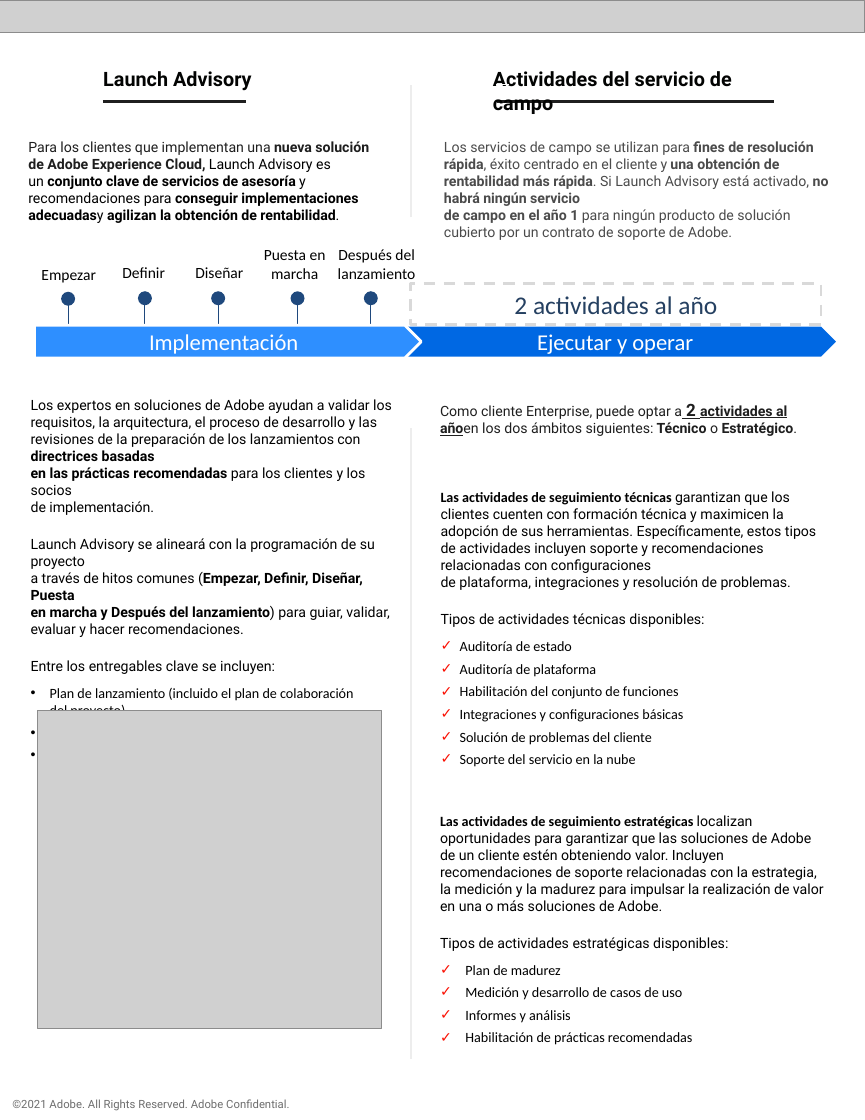
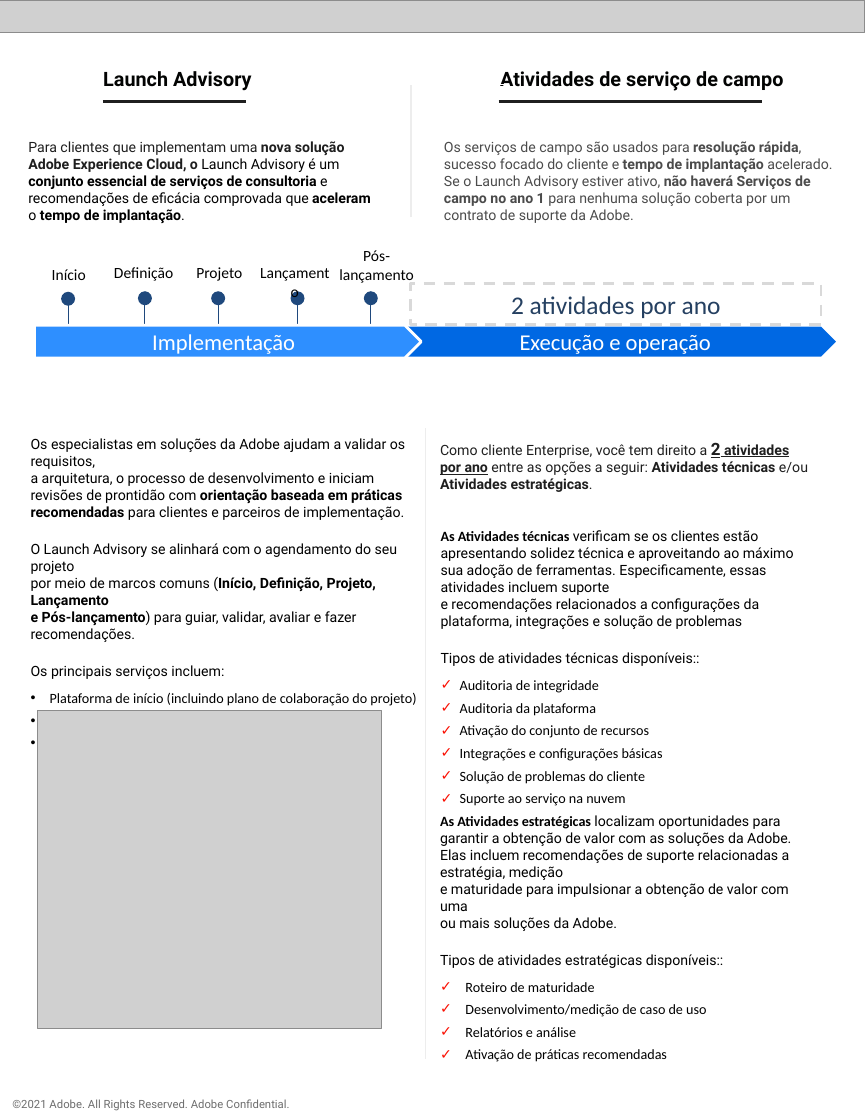
Before and after one commit to AdobeDocs/support-resources.pt-BR, a slide deck: slide 3 of help/data-sheets/assets/EnterpriseSupportDatasheet.pptx. Drawn at 865x1120 pixels with LibreOffice and Linux fonts; fonts in the diff are those of the drawing; grey boxes stand for pictures. Boxes give left, top, right and bottom in pixels: in the first picture for what was removed or moved away, otherwise in the second. Text is boxed around its words. In the diff, an @@ line names an element or a change of style, - is before the commit and + after.

```diff
--- a/help/data-sheets/assets/EnterpriseSupportDatasheet.pptx
+++ b/help/data-sheets/assets/EnterpriseSupportDatasheet.pptx
@@ text at [500,71,783,91]: text changed @@
-Actividades del servicio de campo
+Atividades de serviço de campo
@@ freeform shape: place and size @@
-freeform shape at [497,102,774,112]
+freeform shape at [499,102,762,110]
@@ text at [28,141,371,223]: text changed @@
-Para los clientes que implementan una nueva solución de Adobe Experience Cloud, Launch Advisory es un conjunto clave de servicios de asesoría y recomendaciones para conseguir implementaciones adecuadasy agilizan la obtención de rentabilidad.
+Para clientes que implementam uma nova solução Adobe Experience Cloud, o Launch Advisory é um conjunto essencial de serviços de consultoria e recomendações de eficácia comprovada que aceleram o tempo de implantação.
@@ text at [444,141,832,223]: text changed @@
-Los servicios de campo se utilizan para fines de resolución rápida, éxito centrado en el cliente y una obtención de rentabilidad más rápida. Si Launch Advisory está activado, no habrá ningún servicio
-de campo en el año 1 para ningún producto de solución cubierto por un contrato de soporte de Adobe.
+Os serviços de campo são usados para resolução rápida, sucesso focado do cliente e tempo de implantação acelerado. Se o Launch Advisory estiver ativo, não haverá Serviços de campo no ano 1 para nenhuma solução coberta por um contrato de suporte da Adobe.
@@ text at [52,269,86,280]: text changed @@
-Empezar
+Início
@@ text at [114,267,173,281]: text changed @@
-Definir
+Definição
@@ text at [196,267,242,281]: text changed @@
-Diseñar
+Projeto
@@ text at [339,269,414,283]: text changed @@
-Puesta en marcha
+Lançamento
@@ text in rectangle at [511,296,721,318]: text changed @@
-2 actividades al año
+2 atividades por ano
@@ text in pentagon arrow at [152,334,295,357]: text changed @@
-Implementación
+Implementação
@@ text in pentagon arrow at [520,335,711,357]: text changed @@
-Ejecutar y operar
+Execução e operação
@@ text at [31,438,448,706]: text changed @@
-Los expertos en soluciones de Adobe ayudan a validar los requisitos, la arquitectura, el proceso de desarrollo y las revisiones de la preparación de los lanzamientos con directrices basadas
-en las prácticas recomendadas para los clientes y los socios
-de implementación.
-Launch Advisory se alineará con la programación de su proyecto
-a través de hitos comunes (Empezar, Definir, Diseñar, Puesta
-en marcha y Después del lanzamiento) para guiar, validar, evaluar y hacer recomendaciones.
-Entre los entregables clave se incluyen:
-• Plan de lanzamiento (incluido el plan de colaboración
-  del proyecto)
-• Documentos de evaluación y recomendaciones
-• Resumen de la participación
+Os especialistas em soluções da Adobe ajudam a validar os requisitos,
+a arquitetura, o processo de desenvolvimento e iniciam revisões de prontidão com orientação baseada em práticas recomendadas para clientes e parceiros de implementação.
+O Launch Advisory se alinhará com o agendamento do seu projeto
+por meio de marcos comuns (Início, Definição, Projeto, Lançamento
+e Pós-lançamento) para guiar, validar, avaliar e fazer recomendações.
+Os principais serviços incluem:
+• Plataforma de início (incluindo plano de colaboração do projeto)
+• Documentos de avaliação e recomendações
+• Resumo de engajamento
@@ freeform shape: place and size @@
-freeform shape at [411,427,416,1058]
+freeform shape at [425,427,430,1058]
@@ text at [440,442,808,492]: text changed @@
-Como cliente Enterprise, puede optar a 2 actividades al añoen los dos ámbitos siguientes: Técnico o Estratégico.
+Como cliente Enterprise, você tem direito a 2 atividades por ano entre as opções a seguir: Atividades técnicas e/ou Atividades estratégicas.
@@ text at [441,530,794,806]: text changed @@
-Las actividades de seguimiento técnicas garantizan que los clientes cuenten con formación técnica y maximicen la adopción de sus herramientas. Específicamente, estos tipos de actividades incluyen soporte y recomendaciones relacionadas con configuraciones
-de plataforma, integraciones y resolución de problemas.
-Tipos de actividades técnicas disponibles:
-✓ Auditoría de estado
-✓ Auditoría de plataforma
-✓ Habilitación del conjunto de funciones
-✓ Integraciones y configuraciones básicas
-✓ Solución de problemas del cliente
-✓ Soporte del servicio en la nube
+As Atividades técnicas verificam se os clientes estão apresentando solidez técnica e aproveitando ao máximo sua adoção de ferramentas. Especificamente, essas atividades incluem suporte
+e recomendações relacionados a configurações da plataforma, integrações e solução de problemas
+Tipos de atividades técnicas disponíveis::
+✓ Auditoria de integridade
+✓ Auditoria da plataforma
+✓ Ativação do conjunto de recursos
+✓ Integrações e configurações básicas
+✓ Solução de problemas do cliente
+✓ Suporte ao serviço na nuvem
@@ text at [42,611,151,625]: text changed @@
-Después del lanzamiento
+Pós-lançamento
@@ text at [440,815,791,1037]: text changed @@
-Las actividades de seguimiento estratégicas localizan oportunidades para garantizar que las soluciones de Adobe de un cliente estén obteniendo valor. Incluyen recomendaciones de soporte relacionadas con la estrategia, la medición y la madurez para impulsar la realización de valor en una o más soluciones de Adobe.
-Tipos de actividades estratégicas disponibles:
-✓ Plan de madurez
-✓ Medición y desarrollo de casos de uso
-✓ Informes y análisis
-✓ Habilitación de prácticas recomendadas
+As Atividades estratégicas localizam oportunidades para garantir a obtenção de valor com as soluções da Adobe. Elas incluem recomendações de suporte relacionadas a estratégia, medição
+e maturidade para impulsionar a obtenção de valor com uma
+ou mais soluções da Adobe.
+Tipos de atividades estratégicas disponíveis::
+✓ Roteiro de maturidade
+✓ Desenvolvimento/medição de caso de uso
+✓ Relatórios e análise
+✓ Ativação de práticas recomendadas
```
Also in this commit, not shown: 3 other slides changed, 7 other files.
